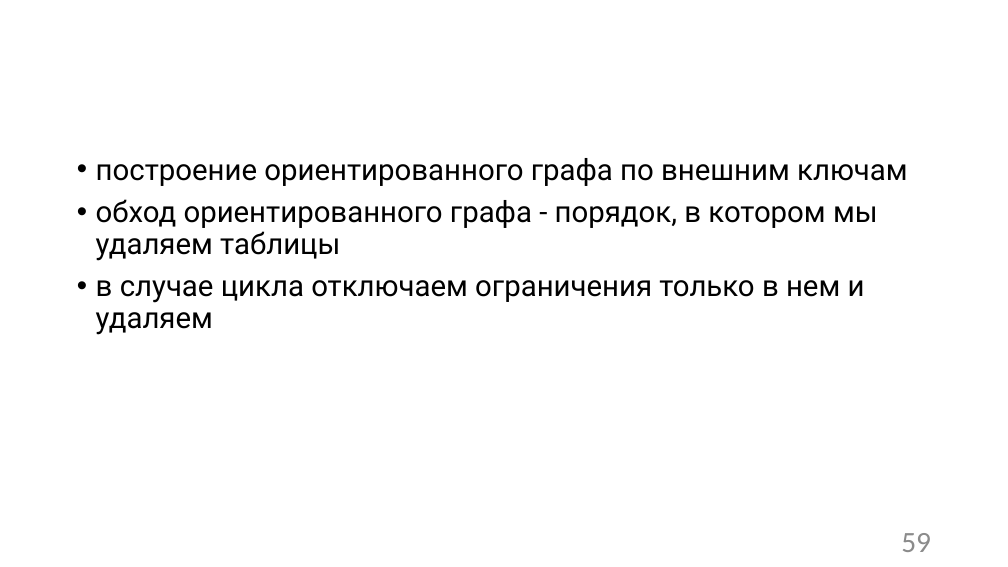
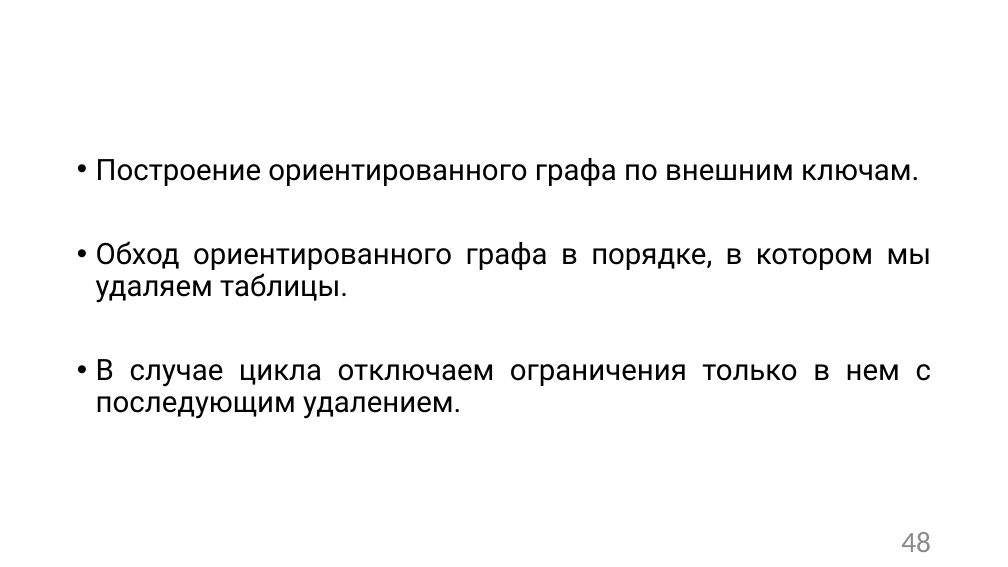
Before and after one commit to Sa1Gur/DbTest.Containers, a slide deck: slide 48 of DbaseTesting.pptx (slide 59 before the commit). Drawn at 1008x567 pixels with LibreOffice and Linux fonts; fonts in the diff are those of the drawing; background and template pictures are left out. Boxes give left, top, right and bottom in pixels: in the first picture for what was removed or moved away, otherwise in the second. Text is boxed around its words. In the diff, an @@ line names an element or a change of style, - is before the commit and + after.

```diff
--- a/DbaseTesting.pptx
+++ b/DbaseTesting.pptx
@@ text at [96, 158, 932, 419]: text changed @@
-• построение ориентированного графа по внешним ключам
-• обход ориентированного графа - порядок, в котором мы удаляем таблицы
-• в случае цикла отключаем ограничения только в нем и удаляем
+• Построение ориентированного графа по внешним ключам.
+• Обход ориентированного графа в порядке, в котором мы удаляем таблицы.
+• В случае цикла отключаем ограничения только в нем с последующим удалением.
@@ page number at [901, 532, 931, 552]: text changed @@
-59
+48
```
Also in this commit, not shown: 55 other slides changed, 3 slides added, 7 slides removed, 10 other files.
